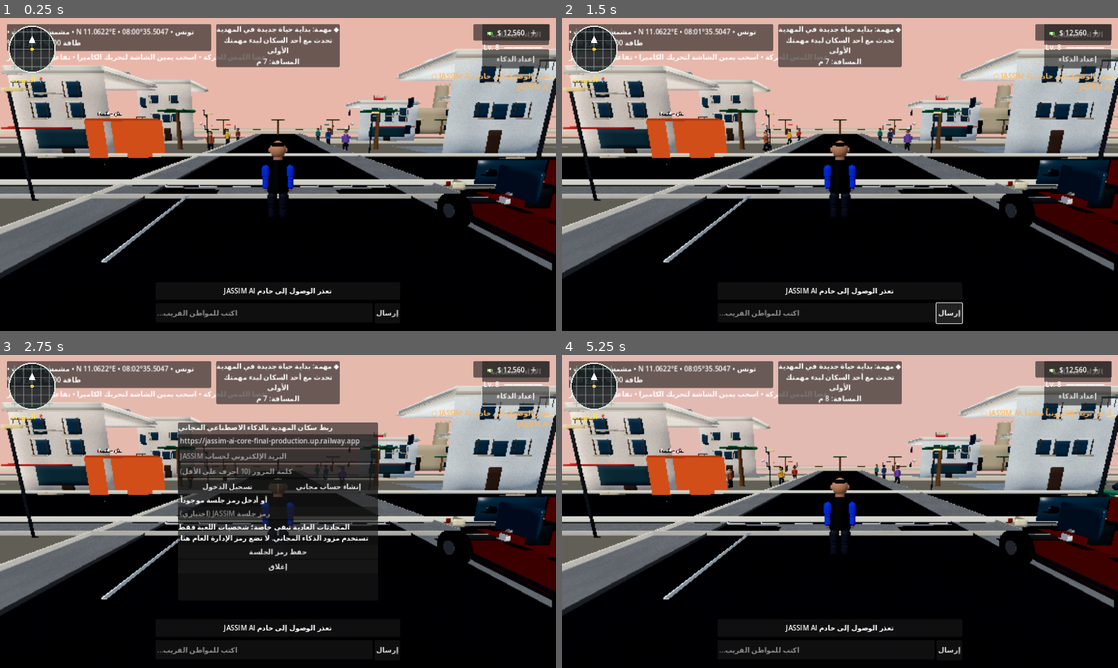
Above: before the commit, frames 1-4 (two rows, left to right).
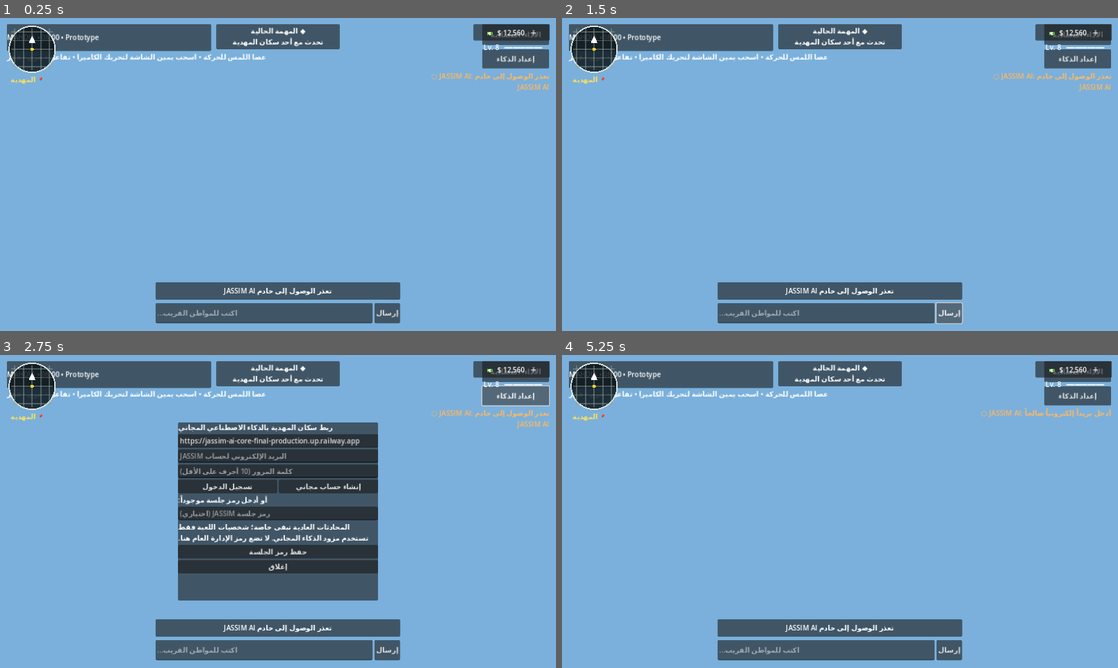
Above: after the commit, the same moments.

Repository: stevennpllk-crypto/REAL-LIFE-MAHDIA
Game: Godot game, scene res://scenes/Main.tscn
The game is run twice, just before and just after one commit, with the same random seed, the same clock (stepped at 60 frames per second) and the same inputs.
Inputs:
- Up to frame 1 (0.25 s): no input
- Up to frame 2 (1.5 s): click "الأداء: اقتصادية" at 0.5 s; click "إرسال" at 1.25 s
- Up to frame 3 (2.75 s): click "إعداد الذكاء" at 2 s
- Up to frame 4 (5.25 s): click "تسجيل الدخول" at 2.75 s; click "إنشاء حساب مجاني" at 3.5 s; click "حفظ رمز الجلسة" at 4.25 s; click "إغلاق" at 5 s

The runs differ from the first frame. In frame 1, 98% of the frame differs, in the area x 0-100%, y 0-100%; in frame 2, 98%; in frame 3, 91%; in frame 4, 98%.
Error after the commit: Parse Error: Identifier "gait_intensity" not declared in the current scope. (res://scripts/player.gd:345)

Commit message:
Improve human expressions social gestures and locomotion

Diff:
--- a/scripts/npc.gd
+++ b/scripts/npc.gd
@@ -81,6 +81,8 @@
 var autonomy_cycles := 0
 var last_experience_tag := ""
 var last_experience_time := -1000.0
+var conversation_gesture_elapsed := 0.0
+var conversation_gesture_side := 1.0
 
 func set_ai_context(player_node: CharacterBody3D, clock_node: Node, work_spot: Vector3, identity: int, saver: Node = null) -> void:
 	player = player_node
@@ -986,12 +988,28 @@
 			brow_right.rotation.z = lerpf(brow_right.rotation.z, deg_to_rad(7.0) + concern - friendly_lift, delta * 2.4)
 		if is_instance_valid(mouth_visual):
 			var smile := clampf((mood - 0.45) * 0.07, -0.025, 0.025)
-			mouth_visual.position.y = lerpf(mouth_visual.position.y, -0.105 + smile, delta * 2.0)
+			var fatigue_drop := 0.012 if energy < 0.2 else 0.0
+			mouth_visual.position.y = lerpf(mouth_visual.position.y, -0.105 + smile - fatigue_drop, delta * 2.0)
+			mouth_visual.scale.x = lerpf(mouth_visual.scale.x, 1.0 + (0.16 if conversational else 0.0), delta * 3.0)
+		var eye_tension := clampf(stress * 0.12 + (0.06 if energy < 0.18 else 0.0), 0.0, 0.16)
+		for eye in [eye_white_left, eye_white_right, eye_left, eye_right]:
+			if is_instance_valid(eye):
+				eye.scale.y = lerpf(eye.scale.y, 1.0 - eye_tension, delta * 2.5)
 	if is_instance_valid(visual_root):
 		var bob := (absf(sin(clock)) * 0.025) if moving else sin(idle_phase * 1.35 + float(personal_seed)) * 0.008
 		visual_root.position.y = lerpf(visual_root.position.y, bob, delta * 5.0)
 		var lean := 0.035 if ai_state == "socializing" or ai_state == "greeting" else -0.025 if ai_state == "resting" else 0.0
 		visual_root.rotation.x = lerpf(visual_root.rotation.x, lean + (sin(clock) * 0.018 if moving else 0.0), delta * 3.0)
+		if ai_state == "socializing":
+			var partner := _nearest_resident(5.5)
+			if is_instance_valid(partner):
+				var to_partner := partner.global_position - global_position
+				to_partner.y = 0.0
+				if to_partner.length_squared() > 0.01:
+					var desired_yaw := atan2(-to_partner.x, -to_partner.z) - rotation.y
+					visual_root.rotation.y = lerp_angle(visual_root.rotation.y, clampf(desired_yaw, -0.65, 0.65), 1.0 - exp(-2.8 * delta))
+		else:
+			visual_root.rotation.y = lerp_angle(visual_root.rotation.y, 0.0, 1.0 - exp(-2.0 * delta))
 	# Residents blink at slightly different natural intervals rather than staring continuously.
 	blink_timer -= delta
 	if blink_timer <= 0.0:
--- a/scripts/player.gd
+++ b/scripts/player.gd
@@ -341,17 +341,27 @@
 		left_arm.rotation.x = lerpf(left_arm.rotation.x, -0.22, delta * 10.0)
 		return
 	if moving:
-		animation_clock += delta * (9.0 if speed > walk_speed + 0.2 else 6.0)
-		var swing := sin(animation_clock) * 0.42
+		animation_clock += delta * (10.0 if running or Input.is_action_pressed("run") else 6.2)
+		gait_intensity = move_toward(gait_intensity, 1.0, delta * 3.5)
+		var actual_speed := Vector2(velocity.x, velocity.z).length()
+		var gait_scale := clampf(actual_speed / maxf(speed, 0.1), 0.35, 1.0)
+		var swing := sin(animation_clock) * 0.42 * gait_intensity * gait_scale
 		left_arm.rotation.x = swing
 		right_arm.rotation.x = -swing
-		left_leg.rotation.x = -swing * 0.85
-		right_leg.rotation.x = swing * 0.85
+		left_leg.rotation.x = -swing * (0.92 if not is_swimming else 0.35)
+		right_leg.rotation.x = swing * (0.92 if not is_swimming else 0.35)
+		if is_instance_valid(visual_root):
+			var run_lean := -0.055 if running else -0.018
+			var swim_lean := 0.20 if is_swimming else 0.0
+			var crouch_lean := 0.13 if crouching else 0.0
+			visual_root.rotation.x = lerpf(visual_root.rotation.x, run_lean + swim_lean + crouch_lean, delta * 5.0)
+			visual_root.scale.y = lerpf(visual_root.scale.y, 0.84 if crouching else 1.0, delta * 6.0)
 		if is_instance_valid(left_elbow): left_elbow.rotation.x = -0.10 - maxf(0.0, swing) * 0.18
 		if is_instance_valid(right_elbow): right_elbow.rotation.x = -0.10 + minf(0.0, swing) * 0.18
 		if is_instance_valid(left_knee): left_knee.rotation.x = maxf(0.0, swing) * 0.38
 		if is_instance_valid(right_knee): right_knee.rotation.x = maxf(0.0, -swing) * 0.38
 	else:
+		gait_intensity = move_toward(gait_intensity, 0.0, delta * 5.0)
 		idle_clock += delta
 		var breath := sin(idle_clock * 1.35) * 0.018
 		left_arm.rotation.x = lerpf(left_arm.rotation.x, breath, delta * 5.0)
@@ -362,4 +372,6 @@
 		if is_instance_valid(right_elbow): right_elbow.rotation.x = lerpf(right_elbow.rotation.x, -0.08, delta * 4.0)
 		if is_instance_valid(left_knee): left_knee.rotation.x = lerpf(left_knee.rotation.x, 0.0, delta * 8.0)
 		if is_instance_valid(right_knee): right_knee.rotation.x = lerpf(right_knee.rotation.x, 0.0, delta * 8.0)
+		visual_root.rotation.x = lerpf(visual_root.rotation.x, 0.0, delta * 4.0)
+		visual_root.scale.y = lerpf(visual_root.scale.y, 1.0, delta * 5.0)
 	visual_root.position.y = lerpf(visual_root.position.y, 0.0 if moving else sin(idle_clock * 1.35) * 0.006, delta * 6.0)
--- a/tests/test_mobile_movement.gd
+++ b/tests/test_mobile_movement.gd
@@ -140,6 +140,8 @@
 	_check(is_instance_valid(visual_resident.get("left_elbow")) and is_instance_valid(visual_resident.get("right_elbow")), "resident arms contain independent elbow joints")
 	_check(is_instance_valid(visual_resident.get("left_knee")) and is_instance_valid(visual_resident.get("right_knee")), "resident legs contain independent knee joints")
 	_check(is_instance_valid(visual_resident.get("eye_white_left")) and is_instance_valid(visual_resident.get("mouth_visual")), "resident face contains layered eyes and an animated mouth")
+	_check(is_instance_valid(visual_resident.get("brow_left")) and is_instance_valid(visual_resident.get("head_visual")), "resident face supports expressive brows and independent head motion")
+	_check(float(visual_resident.get("conversation_gesture_elapsed")) >= 0.0, "resident has an independent conversation gesture clock")
 	visual_resident.queue_free()
 	player.global_position = Vector3(100, 0, 100)
 	resident.set("target_position", Vector3(22, 0, 0))
